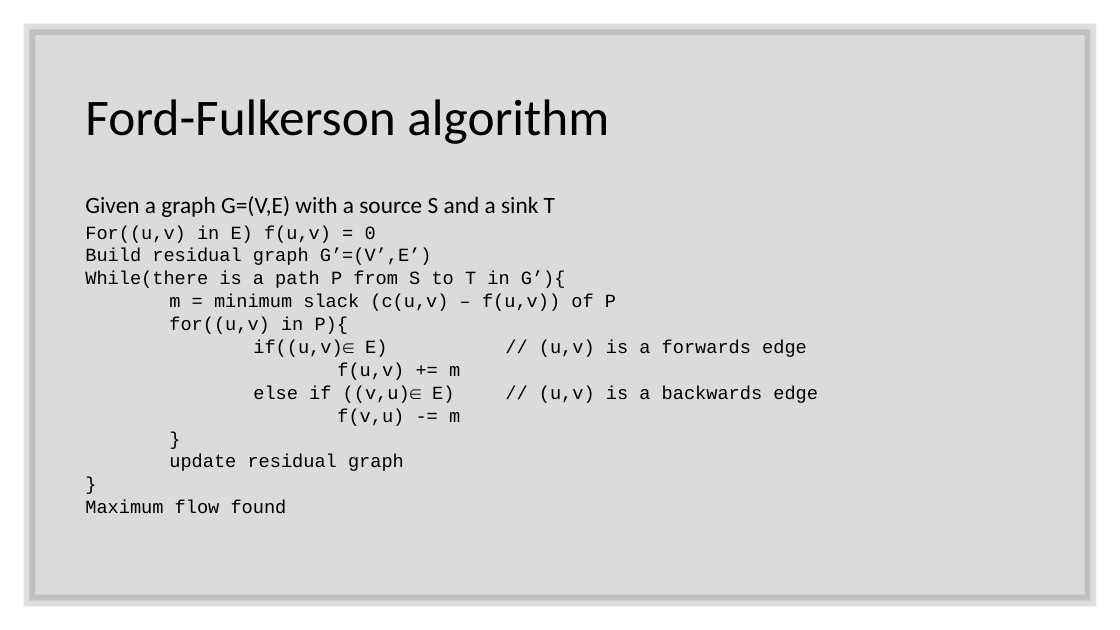
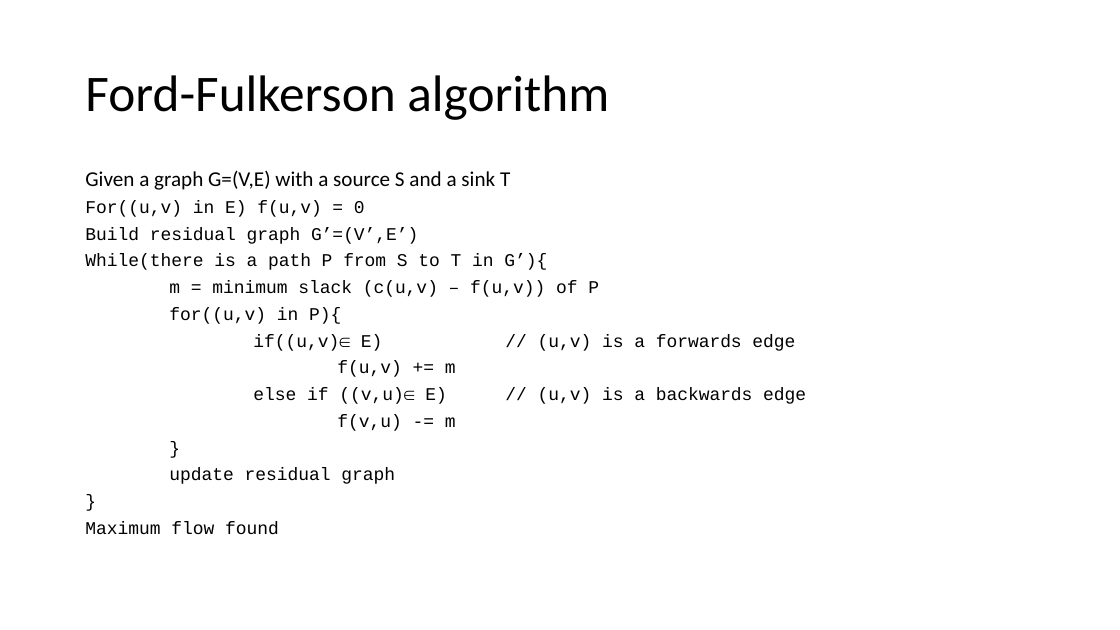
Before and after one commit to LMacPhail/ford-fulkerson, a slide deck: slide 5 of presentation-slides.pptx. Drawn at 1120x630 pixels with LibreOffice and Linux fonts; fonts in the diff are those of the drawing. Boxes give left, top, right and bottom in pixels: in the first picture for what was removed or moved away, otherwise in the second. Text is boxed around its words. In the diff, an @@ line names an element or a change of style, - is before the commit and + after.

Commit message:
removed styles from slides

```diff
--- a/presentation-slides.pptx
+++ b/presentation-slides.pptx
@@ rectangle removed at bbox=[29, 29, 1091, 601] @@
@@ title "Ford-Fulkerson algorithm": place and size @@
-title "Ford-Fulkerson algorithm" at bbox=[85, 99, 609, 144]
+title "Ford-Fulkerson algorithm" at bbox=[85, 75, 609, 120]
@@ text "Given a graph G=(V,E) with ...": place and size @@
-text "Given a graph G=(V,E) with ..." at bbox=[85, 196, 818, 514]
+text "Given a graph G=(V,E) with ..." at bbox=[85, 170, 806, 535]
@@ text "Given a graph G=(V,E) with ..." at bbox=[85, 170, 806, 535]: size 20 to 18.2 pt in "Given a graph G=(V,E) with a source ..."; size 16 to 15.4 pt in "For((u,v) in E) f(u,v) = 0", "Build residual graph G’=(V’,E’)", "While(there is a path P from S ...", "m = minimum slack (c(u,v) – f(u,v)) ..." and 9 more places; line spacing 0.9 to 0.7; line spacing 0.5 to 0.7 @@
```
Also in this commit, not shown: 4 other slides changed.
